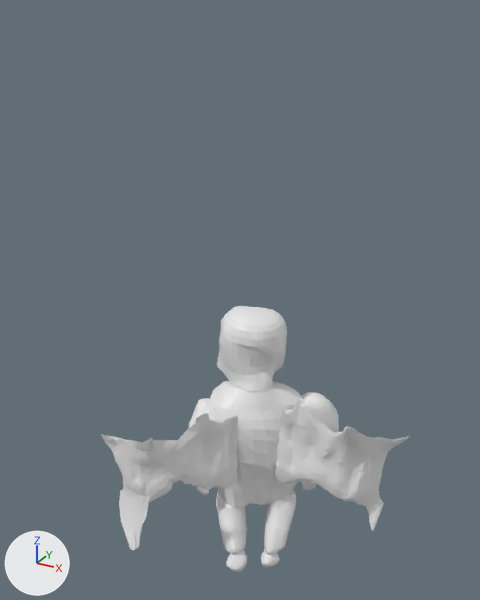
The Blender file models/blend/gargoyle.blend as it was, and as the next commit left it.
Both versions are drawn from a 50 mm camera at (7.87, -15.11, 8.57) aimed at (0.15, -1.08, 1.56). Arrows for +X, +Y and +Z are at lower left; the lights stay in place.
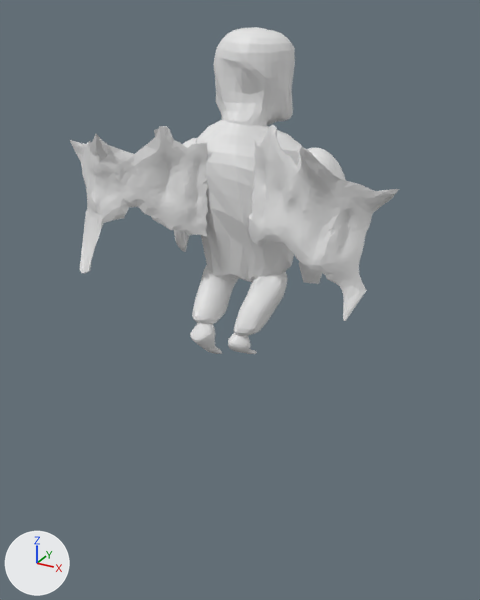
The edits, one by one:
me_sphere_002 is used by ob_sphere; location (0.0, 0.0, 0.0).
me_sphere_002 had 3913 vertices, 4154 faces and spanned x -1.33..2.46, y -2.24..1.21, z -7.38..0.83.
me_sphere_002 now has 9024 vertices, 14368 faces and spans x -2.46..4.62, y -4.41..1.21, z -7.38..0.83.
me_sphere_002 part 1: a new loose piece of 2733 vertices spanning x 1.23..4.62, y -1.13..0.46, z -5.17..-1.11.
me_sphere_002 part 2: a new loose piece of 2378 vertices spanning x -2.46..0.41, y -4.41..-1.58, z -4.95..-1.28.
Object 'Sphere' (ob_sphere) moves from (0.0, 0.0, 0.0) to (0.0, 0.0, 7.32).
Object 'Sphere' (ob_sphere) turns from (0, 0, 0) to (0, 0, -29) degrees about x, y and z.
Object 'Cube' (ob_cube) is deleted.

What differs and where, as boxes (x1, y1, x2, y2) in the pictures (480 x 600 px):
'Sphere', reshaped, moved, turned
    before: (188, 306, 339, 572)
    after: (70, 27, 399, 354)
'Cube', deleted
    before: (101, 399, 410, 550)
part 1 of me_sphere_002, added
    after: (248, 125, 399, 321)
part 2 of me_sphere_002, added
    after: (70, 126, 208, 273)
